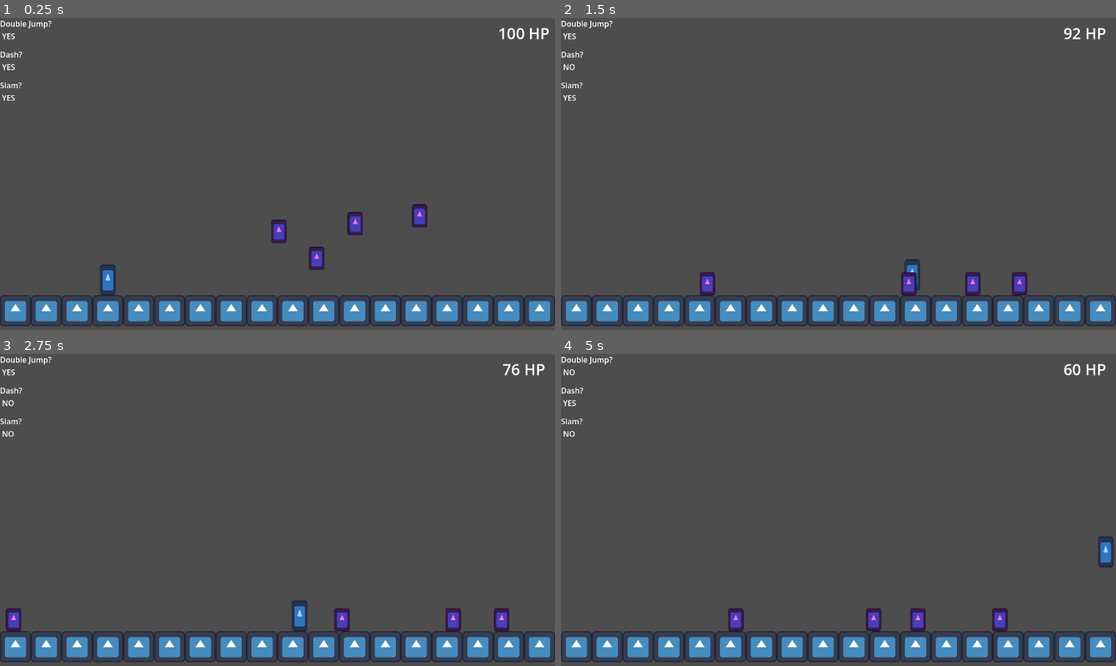
Above: before the commit, frames 1-4 (two rows, left to right).
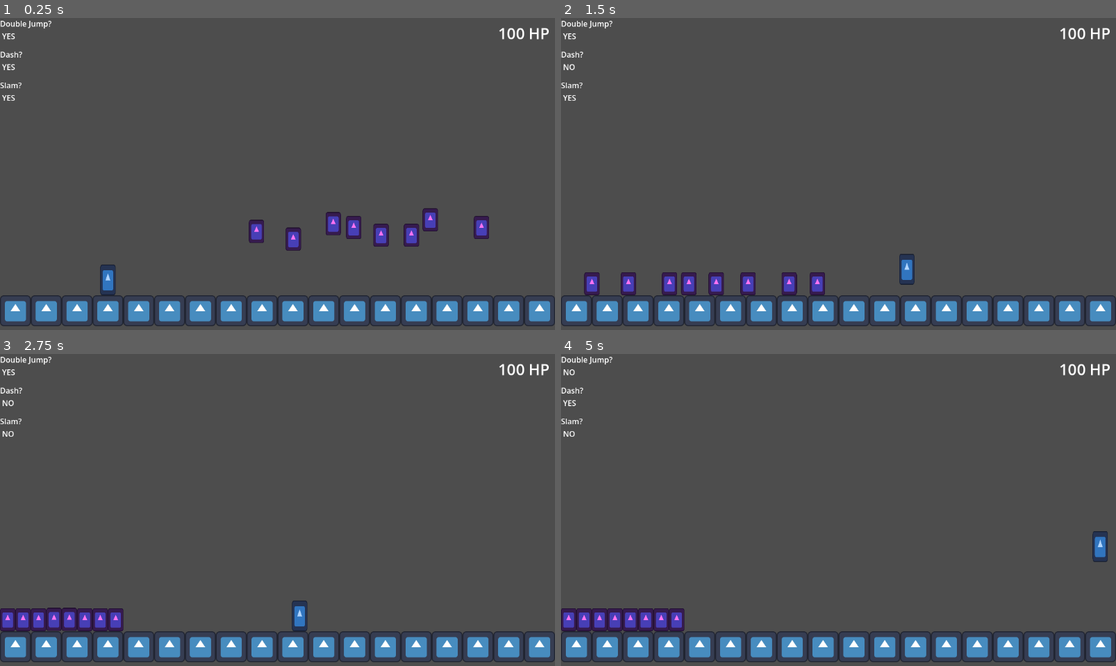
Above: after the commit, the same moments.

Repository: HeroHunterIguess/untitled-wip-game
Game: Godot game, scene res://scenes/worlds/test_scene.tscn
Two runs of this game, one before a commit and one after it. Both use one fixed random seed, a clock stepped at 60 frames per second and the inputs below. The engine's default icon, where the game draws it, is replaced by a stand-in: a white triangle on a blue panel in a dark square.
Inputs (mouse positions are in pixels of both pictures, inside the frame that each line leads up to):
- Up to frame 1 (0.25 s): no input
- Up to frame 2 (1.5 s): move the mouse to (960, 158) at 0.52 s; hold D (right) from 0.53 s (still down); tap Shift (dash) at 0.6, 1.35 s; tap Space (double jump) at 0.77 s; move the mouse to (727, 189) at 1.27 s
- Up to frame 3 (2.75 s): tap Space (double jump) at 1.52 s; move the mouse to (333, 441) at 2.02 s; release D (right) at 2.03 s; hold A (left) from 2.03 s (still down); tap F (ground_slam) at 2.1 s; tap Shift (dash) at 2.3 s
- Up to frame 4 (5 s): move the mouse to (810, 572) at 2.77 s; release A (left) at 2.78 s; hold D (right) 2.78-4.28 s; click (810, 572) at 2.85 s; tap Space (double jump) at 3.02, 3.77, 4.52 s; tap Shift (dash) at 3.05, 3.6, 4.35 s; move the mouse to (1005, 556) at 3.52 s; move the mouse to (672, 463) at 4.27 s; hold A (left) from 4.28 s (still down)

The runs differ from the first frame. In frame 1, 2.2% of the frame differs, in the area x 44-89%, y 59-81%; in frame 2, 2.7%; in frame 3, 2.3%; in frame 4, 3.0%, in the area x 0-100%, y 3-89%.

Commit message:
update ai movement

Diff:
--- a/scenes/worlds/test_scene.tscn
+++ b/scenes/worlds/test_scene.tscn
@@ -75,7 +75,7 @@
 [node name="enemies" type="Node" parent="." unique_id=2022920308]
 
 [node name="basic_enemy" parent="enemies" unique_id=1311455642 instance=ExtResource("3_rn7du")]
-position = Vector2(680, 416)
+position = Vector2(664, 376)
 
 [node name="basic_enemy2" parent="enemies" unique_id=974740863 instance=ExtResource("3_rn7du")]
 position = Vector2(736, 344)
@@ -84,6 +84,18 @@
 position = Vector2(576, 360)
 
 [node name="basic_enemy4" parent="enemies" unique_id=852102516 instance=ExtResource("3_rn7du")]
-position = Vector2(880, 328)
+position = Vector2(840, 368)
+
+[node name="basic_enemy5" parent="enemies" unique_id=828065870 instance=ExtResource("3_rn7du")]
+position = Vector2(896, 368)
+
+[node name="basic_enemy6" parent="enemies" unique_id=750193496 instance=ExtResource("3_rn7du")]
+position = Vector2(952, 336)
+
+[node name="basic_enemy7" parent="enemies" unique_id=1860640216 instance=ExtResource("3_rn7du")]
+position = Vector2(792, 352)
+
+[node name="basic_enemy8" parent="enemies" unique_id=1798663777 instance=ExtResource("3_rn7du")]
+position = Vector2(1040, 352)
 
 [node name="UI" parent="." unique_id=337467620 instance=ExtResource("3_x4up3")]
--- a/scripts/autoloads/data.gd
+++ b/scripts/autoloads/data.gd
@@ -1,6 +1,6 @@
 extends Node
 
-# player related data that needs to be stored in the ui
+# player related data stored here to be displayed the ui
 var dash_timer = 0.0
 var can_double_jump = true
 var slam_timer = 0.0
--- a/scripts/autoloads/global.gd
+++ b/scripts/autoloads/global.gd
@@ -4,4 +4,4 @@
 const GRAVITY = 2500
 const TERMINAL_VELOCITY = 1450
 const FRICTION = 2700
-const VERTICAL_KNOCKBACK = 400
+const VERTICAL_KNOCKBACK = 475
--- a/scripts/game/basic_enemy.gd
+++ b/scripts/game/basic_enemy.gd
@@ -21,12 +21,18 @@
 # updating movement and physics every frame
 func _physics_process(delta: float) -> void:
 
-	# move random direction
+	# move roughly towards player but not fully
+	# this code is bad rn and needs to be fixed !!
 	var random_number = rng.randi_range(1,2)
 	if random_number == 1:
-		velocity.x = move_toward(velocity.x, -SOFT_SPEED_CAP, global.FRICTION * delta)
+		if data.player_health > 0:
+			if get_tree().root.find_child("player",true,false).to_local(self.global_position).x >= 0:
+				velocity.x = move_toward(velocity.x, -SOFT_SPEED_CAP, global.FRICTION * delta)
+			elif get_tree().root.find_child("player",true,false).to_local(self.global_position).x > 0:
+				velocity.x = move_toward(velocity.x, SOFT_SPEED_CAP, global.FRICTION * delta)
 	else:
-		velocity.x = move_toward(velocity.x, SOFT_SPEED_CAP, global.FRICTION * delta)
+		pass
+
 
 	# apply gravity
 	velocity.y += global.GRAVITY * delta
--- a/scripts/game/player.gd
+++ b/scripts/game/player.gd
@@ -21,11 +21,13 @@
 # attack/ability related things
 var is_attacking = false
 var slamming = false
+var dashing = false
 var ground_slam = null
 
 func take_damage(amount):
-	data.player_health -= amount
-	# hurt sfx/animations here:
+	if !dashing && !slamming:
+		data.player_health -= amount
+		# hurt sfx/animations here:
 
 # updating movement and physics every frame
 func _physics_process(delta: float) -> void:
@@ -55,10 +57,13 @@
 	# dash in direction last pressed
 	if Input.is_action_just_pressed("dash") && data.dash_timer <= 0.0:
 		data.dash_timer = DASH_COOLDOWN
+		dashing = true
 		if moving_right:
 			velocity.x += DASH_FORCE
 		elif !moving_right:
 			velocity.x -= DASH_FORCE
+		await get_tree().create_timer(0.25).timeout
+		dashing = false
 
 	# double jumping
 	if Input.is_action_just_pressed("double jump") && !slamming:
